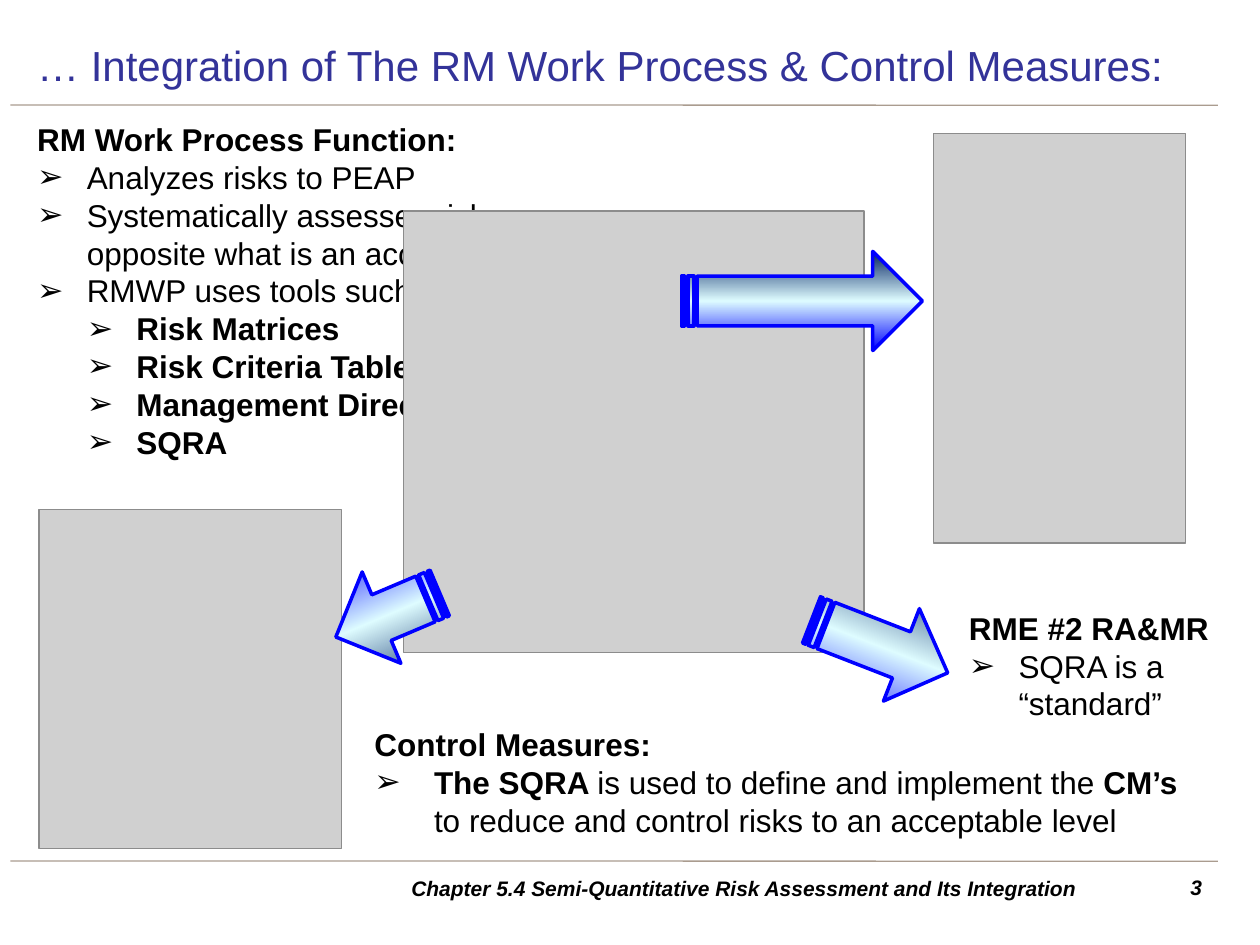
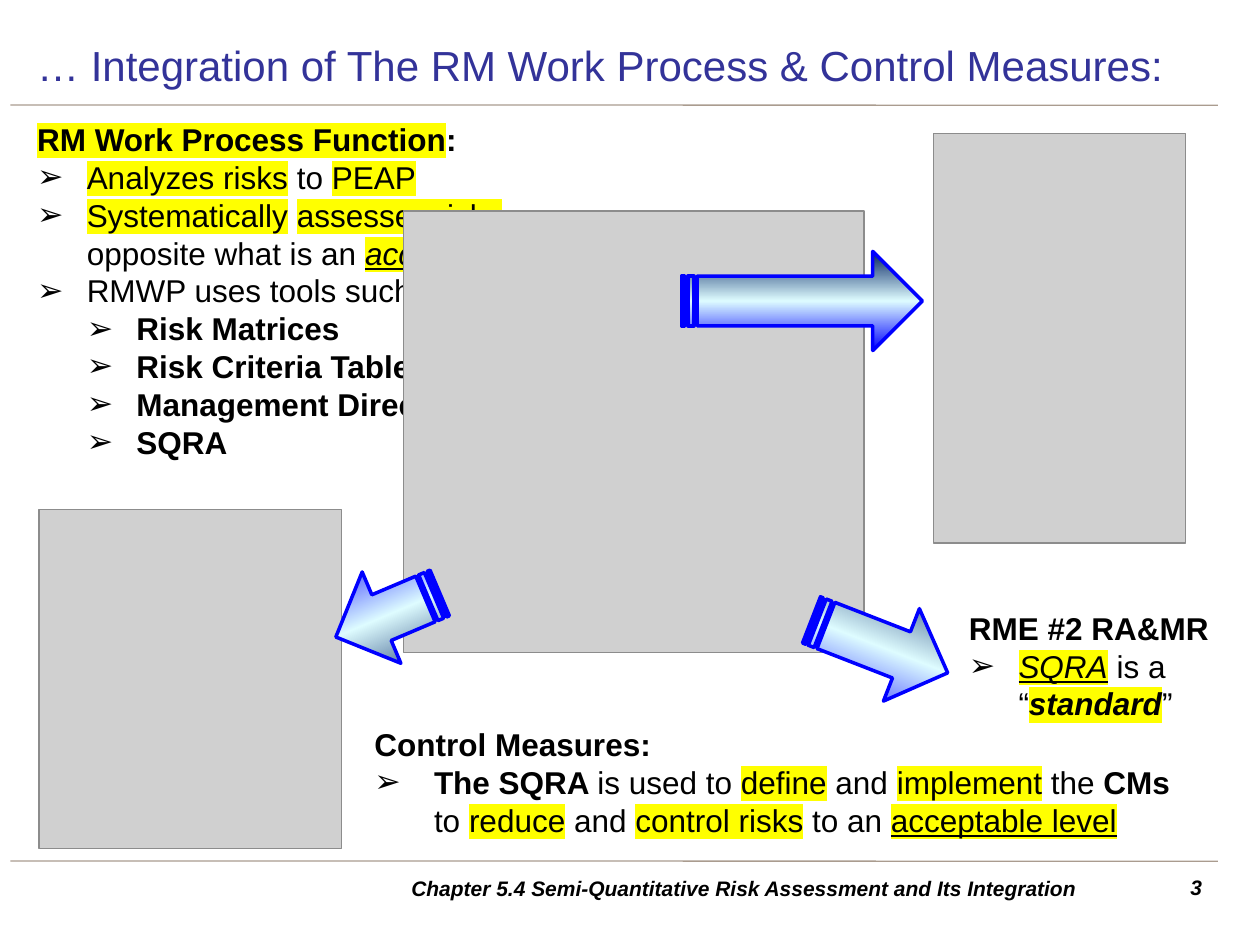
Before and after one commit to Dekr0/ENGG-404, a slide deck: slide 3 of Lecture PPTs - Students/27 Ch5.4 SQRA v20210929 SV.pptx. Drawn at 1260x945 pixels with LibreOffice and Linux fonts; fonts in the diff are those of the drawing; grey boxes stand for pictures; background and template pictures are left out. Boxes give left, top, right and bottom in pixels: in the first picture for what was removed or moved away, otherwise in the second. Text is boxed around its words. In the diff, an @@ line names an element or a change of style, - is before the commit and + after.

```diff
--- a/Lecture PPTs - Students/27 Ch5.4 SQRA v20210929 SV.pptx
+++ b/Lecture PPTs - Students/27 Ch5.4 SQRA v20210929 SV.pptx
@@ text at box(37, 126, 517, 271): highlight none to #FFFF00 in "RM Work Process Function:", "Analyzes risks PEAP", "Systematically assesses risks acceptable level"; italic on, underline on in "acceptable level" @@
@@ text at box(1019, 655, 1173, 721): highlight none to #FFFF00, italic on in "SQRA “standard”"; bold on in "“standard”"; underline on in "SQRA" @@
@@ text at box(434, 771, 1169, 838): text changed @@
-      ➢ The SQRA is used to define and implement the CM’s to reduce and control risks to an acceptable level
+      ➢ The SQRA is used to define and implement the CMs to reduce and control risks to an acceptable level
```
Also in this commit, not shown: 7 other slides changed, 2 slides removed, 21 other files.
